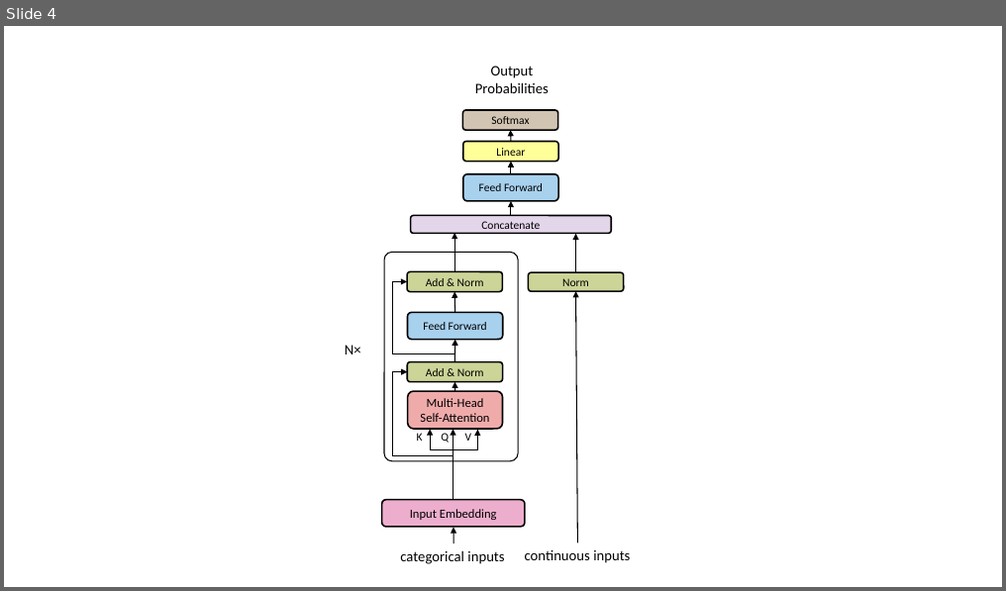
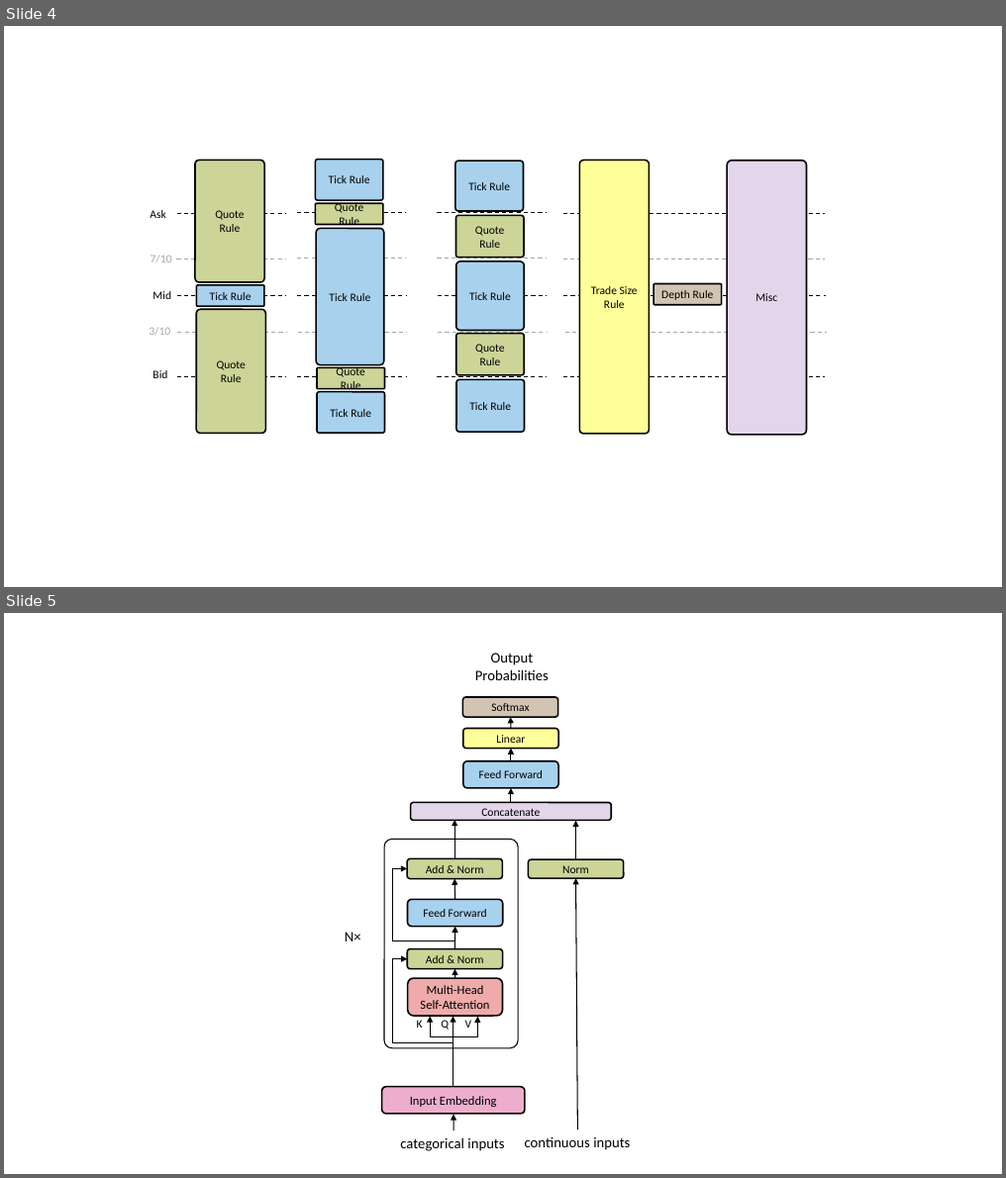
Before and after one commit to KarelZe/thesis, a slide deck: reports/Graphs/diagrams.pptx. Shown one above the other, each under a label of ours: slide 4 before the commit, slides 4 and 5 after it. The pictures are 1006x591 and 1006x1178 pixels, drawn with LibreOffice and Linux fonts; fonts in the diff are those of the drawing; background and template pictures are left out. Boxes give left, top, right and bottom in pixels: in the first picture for what was removed or moved away, otherwise in the second. Text is boxed around its words. In the diff, an @@ line names an element or a change of style, - is before the commit and + after.

```diff
--- a/reports/Graphs/diagrams.pptx
+++ b/reports/Graphs/diagrams.pptx
@@ slide 4 added at box(4, 26, 1002, 587), background #FFFFFF @@
@@ rounded rectangle added at box(195, 160, 264, 282), fill #CCD497, outline #000000 1.5 pt, 11 pt, text #000000 @@
+Quote Rule
@@ rounded rectangle added at box(316, 160, 383, 200), fill #A8D1EE, outline #000000 1.5 pt, 11 pt, text #000000 @@
+Tick Rule
@@ rounded rectangle added at box(455, 161, 524, 211), fill #A8D1EE, outline #000000 1.5 pt, 11 pt, text #000000 @@
+Tick Rule
@@ rounded rectangle added at box(580, 160, 649, 434), fill #FFFF99, outline #000000 1.5 pt, 11 pt, text #000000 @@
+Trade Size Rule
@@ rounded rectangle added at box(727, 161, 807, 436), fill #E4D6EA, outline #000000 1.5 pt, 11 pt, text #000000 @@
+Misc
@@ rounded rectangle added at box(316, 203, 383, 224), fill #CCD497, outline #000000 1.5 pt, 11 pt, text #000000 @@
+Quote Rule
@@ text added at box(150, 210, 165, 218), 11 pt, text #000000 @@
+Ask
@@ rounded rectangle added at box(316, 228, 384, 366), fill #A8D1EE, outline #000000 1.5 pt, 11 pt, text #000000 @@
+Tick Rule
@@ rounded rectangle added at box(456, 215, 525, 258), fill #CCD497, outline #000000 1.5 pt, 11 pt, text #000000 @@
+Quote Rule
@@ text added at box(151, 255, 172, 263), 11 pt, text #A5A5A5 @@
+7/10
@@ group added at box(177, 213, 287, 377): 5 lines @@
@@ group added at box(297, 213, 407, 377): 5 lines @@
@@ group added at box(438, 213, 547, 377): 5 lines @@
@@ rounded rectangle added at box(456, 262, 525, 331), fill #A8D1EE, outline #000000 1.5 pt, 11 pt, text #000000 @@
+Tick Rule
@@ group added at box(563, 213, 827, 377): 5 lines @@
@@ text added at box(152, 291, 171, 299), 11 pt, text #000000 @@
+Mid
@@ rounded rectangle added at box(196, 285, 264, 307), fill #A8D1EE, outline #000000 1.5 pt, 11 pt, text #000000 @@
+Tick Rule
@@ rounded rectangle added at box(653, 284, 722, 305), fill #D2C4B2, outline #000000 1.5 pt, 11 pt, text #000000 @@
+Depth Rule
@@ rounded rectangle added at box(196, 310, 266, 434), fill #CCD497, outline #000000 1.5 pt, 11 pt, text #000000 @@
+Quote Rule
@@ text added at box(149, 327, 170, 335), 11 pt, text #A5A5A5 @@
+3/10
@@ rounded rectangle added at box(456, 334, 525, 375), fill #CCD497, outline #000000 1.5 pt, 11 pt, text #000000 @@
+Quote Rule
@@ text added at box(152, 371, 167, 378), 11 pt, text #000000 @@
+Bid
@@ rounded rectangle added at box(317, 369, 385, 389), fill #CCD497, outline #000000 1.5 pt, 11 pt, text #000000 @@
+Quote Rule
@@ rounded rectangle added at box(456, 380, 525, 433), fill #A8D1EE, outline #000000 1.5 pt, 11 pt, text #000000 @@
+Tick Rule
@@ rounded rectangle added at box(317, 392, 385, 433), fill #A8D1EE, outline #000000 1.5 pt, 11 pt, text #000000 @@
+Tick Rule
@@ what was slide 4 is now slide 5 @@
```
Also in this commit, not shown: 1 other slide added, 1 slide removed, 39 other files.
